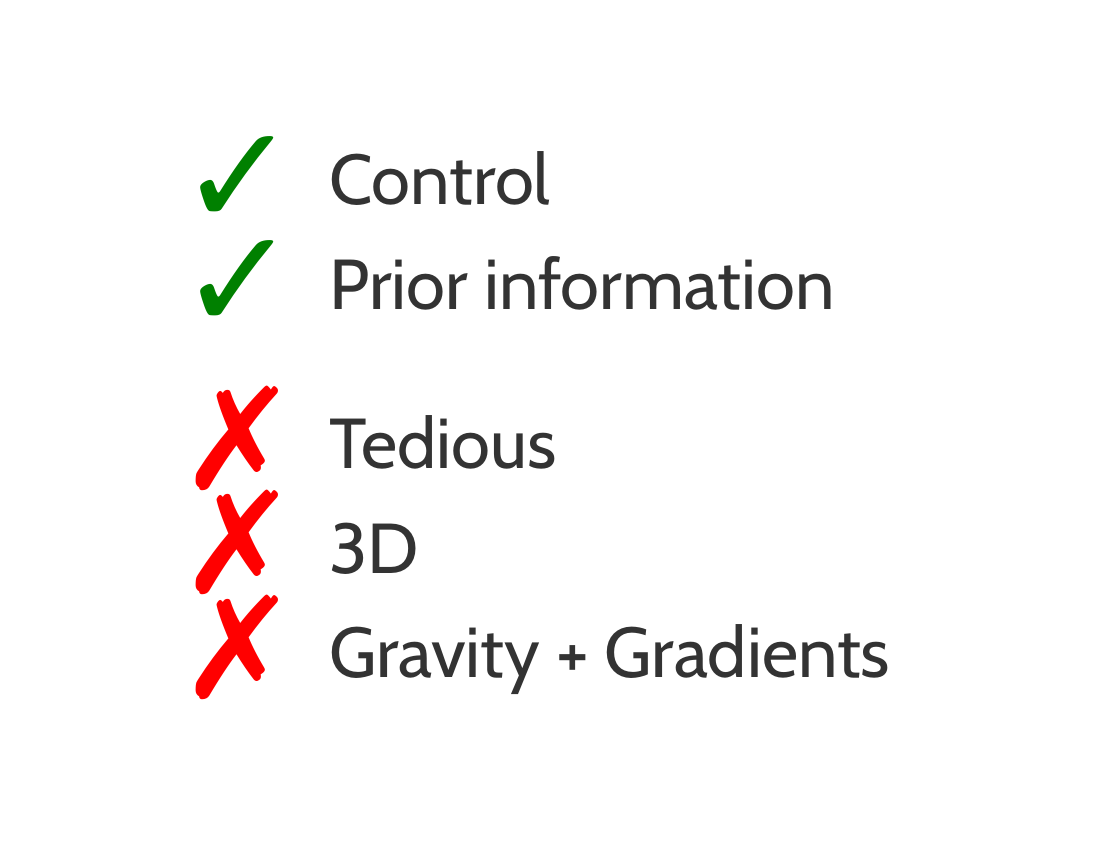
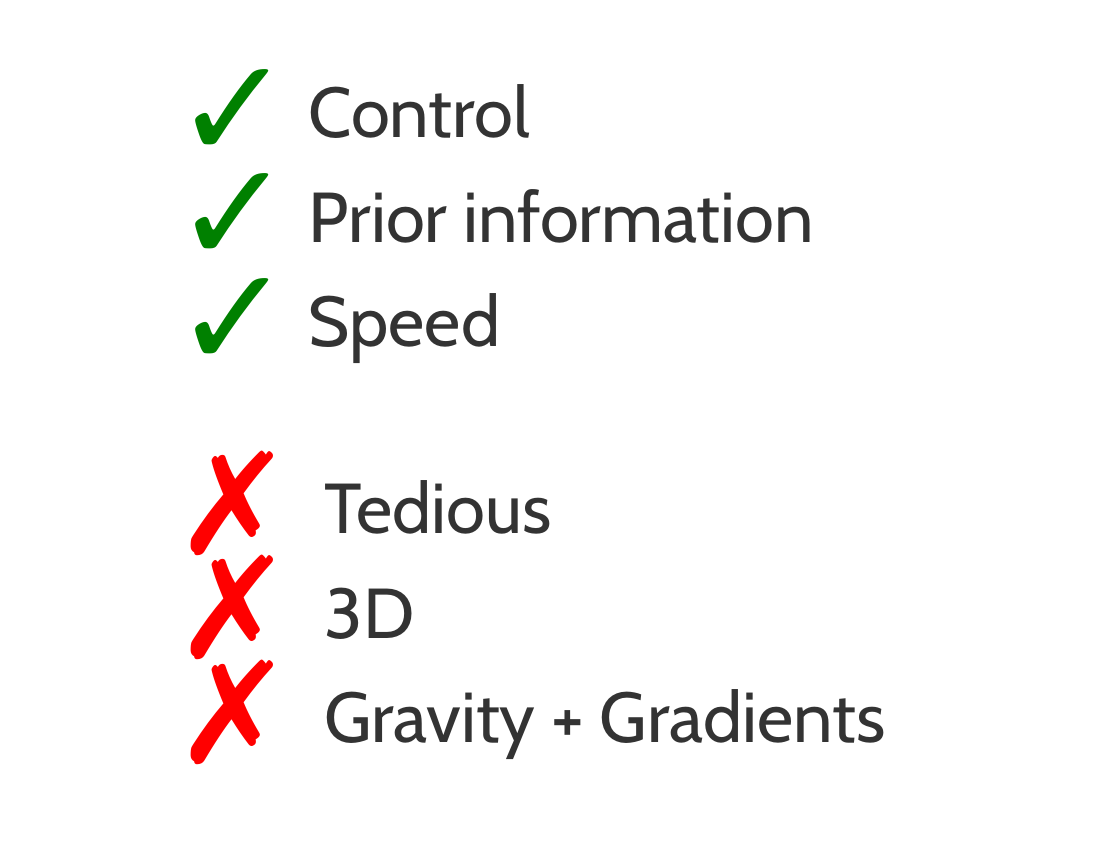
Before and after one commit to leouieda/gghs2012, a slide deck: slide 4 of presentation/uieda_barbosa_iag2012.odp. Drawn at 1120x841 pixels with LibreOffice and Linux fonts; fonts in the diff are those of the drawing; background and template pictures are left out. Boxes give left, top, right and bottom in pixels: in the first picture for what was removed or moved away, otherwise in the second. Text is boxed around its words. In the diff, an @@ line names an element or a change of style, - is before the commit and + after.

```diff
--- a/presentation/uieda_barbosa_iag2012.odp
+++ b/presentation/uieda_barbosa_iag2012.odp
@@ text "Control": place and size @@
-text "Control" at (329, 415, 890, 694)
+text "Control" at (309, 84, 885, 759)
@@ text at (309, 84, 813, 363): paragraphs added @@
+✓ Control
+✓ Prior information
+✓ Speed
@@ text removed at (329, 151, 834, 310) @@
-✓ Control
-✓ Prior information
```
Also in this commit, not shown: 1 other slide changed, 3 slides added, 1 slide removed, 5 other files.
